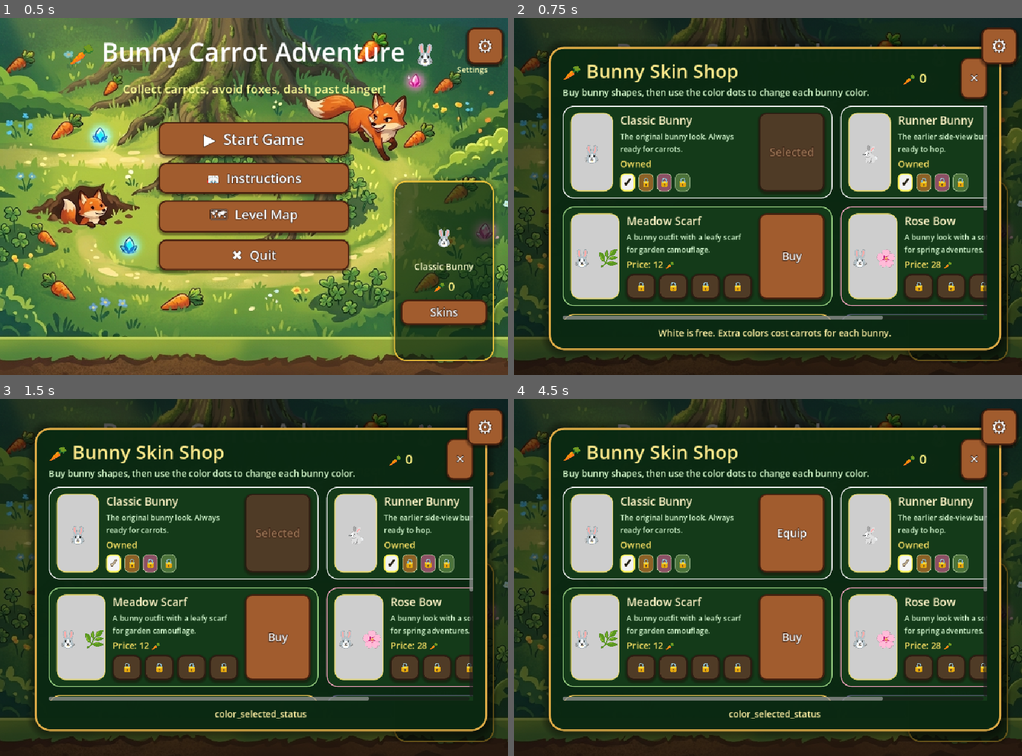
Above: before the commit, frames 1-4 (two rows, left to right).
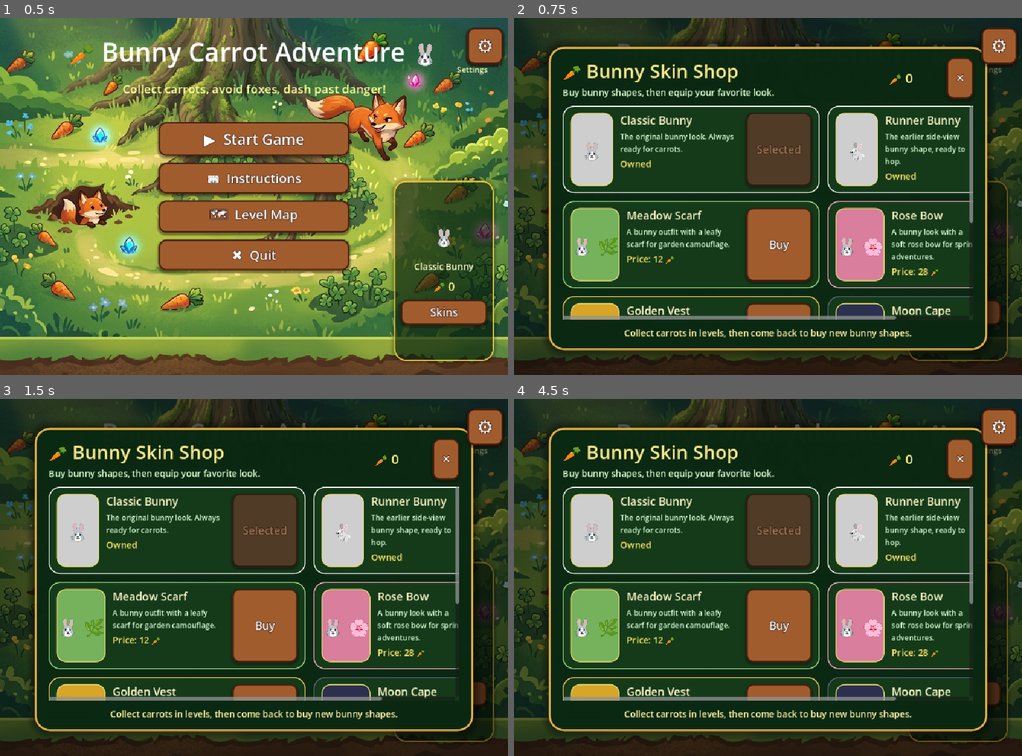
Above: after the commit, the same moments.

Repository: hamzabasem900-source/RUBBY
Game: Godot game, scene res://scenes/MainMenu.tscn
Two runs of this game, one before a commit and one after it. Both use one fixed random seed, a clock stepped at 60 frames per second and the inputs below.
Inputs (mouse positions are in pixels of both pictures, inside the frame that each line leads up to):
- Up to frame 1 (0.5 s): no input
- Up to frame 2 (0.75 s): click "Skins" at 0.5 s
- Up to frame 3 (1.5 s): click (111, 563) at 1.25 s, where only the run before the commit has a clickable "✓"
- Up to frame 4 (4.5 s): click (646, 563) at 2 s, where only the run before the commit has a clickable "🔒"; click (666, 563) at 2.75 s, where only the run before the commit has a clickable "🔒"; click (681, 563) at 3.5 s, where only the run before the commit has a clickable "🔒"; click (905, 563) at 4.25 s, where only the run before the commit has a clickable "✓"

Frame 1 is identical in both runs. In frame 2, 25% of the frame differs, in the area x 9-97%, y 8-94%; in frame 3, 25%; in frame 4, 26%.

Commit message:
Remove shop color selection system

Diff:
--- a/scripts/game_manager.gd
+++ b/scripts/game_manager.gd
@@ -12,7 +12,6 @@
 signal game_over
 signal carrot_wallet_changed(new_total: int)
 signal skin_collection_changed
-signal skin_colors_changed
 signal selected_skin_changed(skin_id: String)
 
 var score:              int    = 0
@@ -24,8 +23,6 @@
 var level_carrots_earned: int  = 0
 var last_banked_carrots: int    = 0
 var owned_skins: Array[String] = ["white_bunny", "brown_bunny"]
-var owned_skin_colors: Dictionary = {"white_bunny": ["white"], "brown_bunny": ["white"]}
-var selected_skin_colors: Dictionary = {"white_bunny": "white", "brown_bunny": "white"}
 
 var level_configs: Array = [
 	{
@@ -57,26 +54,6 @@
 const SAVE_SECTION: String = "progress"
 const DEFAULT_SKIN_ID: String = "white_bunny"
 
-const DEFAULT_COLOR_ID: String = "white"
-const COLOR_VARIANTS: Array[Dictionary] = [
-	{
-		"id": "white", "name_key": "color_white", "price": 0,
-		"body_color": Color(0.95, 0.95, 0.95), "tail_color": Color(0.84, 0.84, 0.82)
-	},
-	{
-		"id": "honey", "name_key": "color_honey", "price": 16,
-		"body_color": Color(1.00, 0.70, 0.28), "tail_color": Color(0.88, 0.52, 0.16)
-	},
-	{
-		"id": "rose", "name_key": "color_rose", "price": 24,
-		"body_color": Color(1.00, 0.58, 0.72), "tail_color": Color(0.88, 0.38, 0.56)
-	},
-	{
-		"id": "mint", "name_key": "color_mint", "price": 32,
-		"body_color": Color(0.54, 0.82, 0.42), "tail_color": Color(0.38, 0.64, 0.30)
-	}
-]
-
 
 const SKIN_CATALOG: Array[Dictionary] = [
 	{
@@ -123,16 +100,8 @@
 func get_skin_catalog() -> Array[Dictionary]:
 	return SKIN_CATALOG.duplicate(true)
 
-func get_color_variants(_skin_id: String = "") -> Array[Dictionary]:
-	return COLOR_VARIANTS.duplicate(true)
-
 func get_skin_data(skin_id: String) -> Dictionary:
-	return get_skin_preview_data(skin_id, get_selected_color_id(skin_id))
-
-func get_skin_preview_data(skin_id: String, color_id: String) -> Dictionary:
-	var skin := _get_base_skin_data(skin_id).duplicate(true)
-	_apply_color_to_skin(skin, color_id)
-	return skin
+	return _get_base_skin_data(skin_id).duplicate(true)
 
 func get_selected_skin_data() -> Dictionary:
 	return get_skin_data(selected_character)
@@ -142,19 +111,6 @@
 		if str(skin["id"]) == skin_id:
 			return skin
 	return SKIN_CATALOG[0]
-
-func _apply_color_to_skin(skin: Dictionary, color_id: String) -> void:
-	var color := get_color_variant(color_id)
-	skin["body_color"] = color["body_color"]
-	skin["tail_color"] = color["tail_color"]
-	skin["color_id"] = str(color["id"])
-	skin["color_name_key"] = str(color["name_key"])
-
-func get_color_variant(color_id: String) -> Dictionary:
-	for color in COLOR_VARIANTS:
-		if str(color["id"]) == color_id:
-			return color
-	return COLOR_VARIANTS[0]
 
 func is_skin_owned(skin_id: String) -> bool:
 	return owned_skins.has(skin_id)
@@ -172,63 +128,19 @@
 		return false
 	carrot_wallet -= price
 	owned_skins.append(skin_id)
-	_ensure_skin_color_state(skin_id)
 	selected_character = skin_id
 	save_progress()
 	carrot_wallet_changed.emit(carrot_wallet)
 	skin_collection_changed.emit()
-	skin_colors_changed.emit()
 	selected_skin_changed.emit(selected_character)
 	return true
 
 func equip_skin(skin_id: String) -> bool:
 	if not is_skin_owned(skin_id):
 		return false
-	_ensure_skin_color_state(skin_id)
 	selected_character = skin_id
 	save_progress()
 	skin_collection_changed.emit()
-	skin_colors_changed.emit()
-	selected_skin_changed.emit(selected_character)
-	return true
-
-func get_selected_color_id(skin_id: String) -> String:
-	_ensure_skin_color_state(skin_id)
-	return str(selected_skin_colors.get(skin_id, DEFAULT_COLOR_ID))
-
-func is_skin_color_owned(skin_id: String, color_id: String) -> bool:
-	_ensure_skin_color_state(skin_id)
-	var owned_colors: Array = owned_skin_colors.get(skin_id, [DEFAULT_COLOR_ID])
-	return owned_colors.has(color_id)
-
-func can_afford_skin_color(color_id: String) -> bool:
-	var color := get_color_variant(color_id)
-	return carrot_wallet >= int(color.get("price", 0))
-
-func purchase_or_equip_skin_color(skin_id: String, color_id: String) -> bool:
-	if not is_skin_owned(skin_id):
-		return false
-	_ensure_skin_color_state(skin_id)
-	if is_skin_color_owned(skin_id, color_id):
-		return equip_skin_color(skin_id, color_id)
-	var color := get_color_variant(color_id)
-	var price := int(color.get("price", 0))
-	if carrot_wallet < price:
-		return false
-	carrot_wallet -= price
-	var owned_colors: Array = owned_skin_colors.get(skin_id, [DEFAULT_COLOR_ID])
-	owned_colors.append(color_id)
-	owned_skin_colors[skin_id] = owned_colors
-	return equip_skin_color(skin_id, color_id)
-
-func equip_skin_color(skin_id: String, color_id: String) -> bool:
-	if not is_skin_owned(skin_id) or not is_skin_color_owned(skin_id, color_id):
-		return false
-	selected_skin_colors[skin_id] = color_id
-	selected_character = skin_id
-	save_progress()
-	carrot_wallet_changed.emit(carrot_wallet)
-	skin_colors_changed.emit()
 	selected_skin_changed.emit(selected_character)
 	return true
 
@@ -250,53 +162,7 @@
 		sanitized.append("brown_bunny")
 	return sanitized
 
-func _ensure_skin_color_state(skin_id: String) -> void:
-	if not owned_skin_colors.has(skin_id):
-		owned_skin_colors[skin_id] = [DEFAULT_COLOR_ID]
-	var owned_colors: Array = owned_skin_colors.get(skin_id, [DEFAULT_COLOR_ID])
-	if not owned_colors.has(DEFAULT_COLOR_ID):
-		owned_colors.append(DEFAULT_COLOR_ID)
-	owned_skin_colors[skin_id] = owned_colors
-	if not selected_skin_colors.has(skin_id):
-		selected_skin_colors[skin_id] = DEFAULT_COLOR_ID
-	if not owned_colors.has(str(selected_skin_colors[skin_id])):
-		selected_skin_colors[skin_id] = DEFAULT_COLOR_ID
-
-func _sanitize_owned_skin_colors(raw_value: Variant) -> Dictionary:
-	var sanitized: Dictionary = {}
-	if raw_value is Dictionary:
-		for skin_id in raw_value.keys():
-			var colors: Array = []
-			var raw_colors = raw_value[skin_id]
-			if raw_colors is Array or raw_colors is PackedStringArray:
-				for color_id in raw_colors:
-					var clean_id := str(color_id)
-					if _color_variant_exists(clean_id) and not colors.has(clean_id):
-						colors.append(clean_id)
-			if not colors.has(DEFAULT_COLOR_ID):
-				colors.append(DEFAULT_COLOR_ID)
-			sanitized[str(skin_id)] = colors
-	for skin_id in owned_skins:
-		if not sanitized.has(skin_id):
-			sanitized[skin_id] = [DEFAULT_COLOR_ID]
-	return sanitized
-
-func _sanitize_selected_skin_colors(raw_value: Variant) -> Dictionary:
-	var sanitized: Dictionary = {}
-	if raw_value is Dictionary:
-		for skin_id in raw_value.keys():
-			var color_id := str(raw_value[skin_id])
-			sanitized[str(skin_id)] = color_id if _color_variant_exists(color_id) else DEFAULT_COLOR_ID
-	for skin_id in owned_skins:
-		if not sanitized.has(skin_id):
-			sanitized[skin_id] = DEFAULT_COLOR_ID
-	return sanitized
-
-func _color_variant_exists(color_id: String) -> bool:
-	for color in COLOR_VARIANTS:
-		if str(color["id"]) == color_id:
-			return true
-	return false
+
 
 # ── Level Setup ──────────────────────────────────────────────────────────────
 
@@ -410,14 +276,11 @@
 	carrot_wallet = int(config.get_value(SAVE_SECTION, "carrot_wallet", 0))
 	levels_unlocked = int(config.get_value(SAVE_SECTION, "levels_unlocked", levels_unlocked))
 	owned_skins = _sanitize_owned_skins(config.get_value(SAVE_SECTION, "owned_skins", owned_skins))
-	owned_skin_colors = _sanitize_owned_skin_colors(config.get_value(SAVE_SECTION, "owned_skin_colors", owned_skin_colors))
-	selected_skin_colors = _sanitize_selected_skin_colors(config.get_value(SAVE_SECTION, "selected_skin_colors", selected_skin_colors))
 	selected_character = str(config.get_value(SAVE_SECTION, "selected_character", selected_character))
 	if not is_skin_owned(selected_character):
 		selected_character = DEFAULT_SKIN_ID
 	carrot_wallet_changed.emit(carrot_wallet)
 	skin_collection_changed.emit()
-	skin_colors_changed.emit()
 	selected_skin_changed.emit(selected_character)
 
 func save_progress() -> void:
@@ -426,8 +289,6 @@
 	config.set_value(SAVE_SECTION, "levels_unlocked", levels_unlocked)
 	config.set_value(SAVE_SECTION, "selected_character", selected_character)
 	config.set_value(SAVE_SECTION, "owned_skins", owned_skins)
-	config.set_value(SAVE_SECTION, "owned_skin_colors", owned_skin_colors)
-	config.set_value(SAVE_SECTION, "selected_skin_colors", selected_skin_colors)
 	var err := config.save(SAVE_PATH)
 	if err != OK:
 		push_warning("GameManager: could not save progress file.")
@@ -450,8 +311,6 @@
 	current_level      = 1
 	selected_character = DEFAULT_SKIN_ID
 	owned_skins = [DEFAULT_SKIN_ID, "brown_bunny"]
-	owned_skin_colors = {DEFAULT_SKIN_ID: [DEFAULT_COLOR_ID], "brown_bunny": [DEFAULT_COLOR_ID]}
-	selected_skin_colors = {DEFAULT_SKIN_ID: DEFAULT_COLOR_ID, "brown_bunny": DEFAULT_COLOR_ID}
 	levels_unlocked    = 1
 	carrot_wallet      = 0
 	level_carrots_earned = 0
@@ -463,5 +322,4 @@
 	save_progress()
 	carrot_wallet_changed.emit(carrot_wallet)
 	skin_collection_changed.emit()
-	skin_colors_changed.emit()
 	selected_skin_changed.emit(selected_character)
--- a/scripts/main_menu.gd
+++ b/scripts/main_menu.gd
@@ -34,7 +34,6 @@
 	SettingsManager.apply_wooden_buttons(self)
 	GameManager.carrot_wallet_changed.connect(_on_wallet_changed)
 	GameManager.skin_collection_changed.connect(_refresh_shop_cards)
-	GameManager.skin_colors_changed.connect(_refresh_shop_cards)
 	GameManager.selected_skin_changed.connect(_on_selected_skin_changed)
 	start_btn.pressed.connect(_on_start)
 	instr_btn.pressed.connect(_on_instructions)
@@ -237,20 +236,6 @@
 	price_label.add_theme_color_override("font_color", Color(1.0, 0.90, 0.40, 1.0))
 	info.add_child(price_label)
 
-	var color_row := HBoxContainer.new()
-	color_row.add_theme_constant_override("separation", 7)
-	info.add_child(color_row)
-
-	var color_buttons: Dictionary = {}
-	for color in GameManager.get_color_variants(skin_id):
-		var color_id := str(color["id"])
-		var swatch := Button.new()
-		swatch.custom_minimum_size = Vector2(30, 30)
-		swatch.focus_mode = Control.FOCUS_NONE
-		swatch.pressed.connect(Callable(self, "_on_skin_color_pressed").bind(skin_id, color_id))
-		color_row.add_child(swatch)
-		color_buttons[color_id] = swatch
-
 	var action_btn := Button.new()
 	action_btn.custom_minimum_size = Vector2(132, 50)
 	action_btn.pressed.connect(func() -> void:
@@ -264,7 +249,6 @@
 		"name": name_label,
 		"description": description_label,
 		"price": price_label,
-		"colors": color_buttons,
 		"button": action_btn
 	}
 	return card
@@ -366,54 +350,6 @@
 		_shop_status_label.text = SettingsManager.text("skin_not_enough")
 	_refresh_shop_cards()
 
-func _on_skin_color_pressed(skin_id: String, color_id: String) -> void:
-	AudioManager.play_button_click()
-	if not GameManager.is_skin_owned(skin_id):
-		_shop_status_label.text = SettingsManager.text("color_unlock_skin_first")
-		return
-	var color := GameManager.get_color_variant(color_id)
-	var color_name := SettingsManager.text(str(color["name_key"]))
-	if GameManager.purchase_or_equip_skin_color(skin_id, color_id):
-		if GameManager.is_skin_color_owned(skin_id, color_id):
-			_shop_status_label.text = SettingsManager.format_text("color_selected_status", {"color": color_name})
-	else:
-		_shop_status_label.text = SettingsManager.text("color_not_enough")
-	_refresh_shop_cards()
-
-func _refresh_color_buttons(skin_id: String, color_buttons: Dictionary, skin_owned: bool) -> void:
-	var selected_color := GameManager.get_selected_color_id(skin_id)
-	for color in GameManager.get_color_variants(skin_id):
-		var color_id := str(color["id"])
-		if not color_buttons.has(color_id):
-			continue
-		var button := color_buttons[color_id] as Button
-		var owned := skin_owned and GameManager.is_skin_color_owned(skin_id, color_id)
-		var is_selected := skin_owned and selected_color == color_id
-		button.disabled = not skin_owned
-		button.text = "✓" if is_selected else ("" if owned else "🔒")
-		button.tooltip_text = _color_tooltip(color, owned, is_selected)
-		var body_color: Color = color["body_color"]
-		button.add_theme_stylebox_override("normal", _color_swatch_style(body_color, is_selected, owned))
-		button.add_theme_stylebox_override("hover", _color_swatch_style(body_color.lightened(0.10), true, owned))
-		button.add_theme_stylebox_override("pressed", _color_swatch_style(body_color.darkened(0.08), true, owned))
-		button.add_theme_color_override("font_color", Color(0.07, 0.12, 0.07, 1.0) if body_color.get_luminance() > 0.55 else Color.WHITE)
-
-func _color_tooltip(color: Dictionary, owned: bool, is_selected: bool) -> String:
-	var color_name := SettingsManager.text(str(color["name_key"]))
-	if is_selected:
-		return SettingsManager.format_text("color_selected_tooltip", {"color": color_name})
-	if owned:
-		return SettingsManager.format_text("color_owned_tooltip", {"color": color_name})
-	return SettingsManager.format_text("color_price", {"color": color_name, "price": int(color["price"])})
-
-func _color_swatch_style(color: Color, selected: bool, owned: bool) -> StyleBoxFlat:
-	var style := StyleBoxFlat.new()
-	style.bg_color = color if owned else color.darkened(0.45)
-	style.border_color = Color(1.0, 0.94, 0.36, 1.0) if selected else Color(0.84, 0.94, 0.74, 0.75)
-	style.set_border_width_all(3 if selected else 1)
-	style.set_corner_radius_all(9)
-	return style
-
 func _refresh_shop_cards() -> void:
 	_update_reward_panel(GameManager.carrot_wallet)
 	for skin in GameManager.get_skin_catalog():
@@ -424,21 +360,18 @@
 		var price := int(skin["price"])
 		var owned := GameManager.is_skin_owned(skin_id)
 		var selected := GameManager.selected_character == skin_id
-		var selected_color := GameManager.get_selected_color_id(skin_id)
-		var preview_skin := GameManager.get_skin_preview_data(skin_id, selected_color)
+		var preview_skin := GameManager.get_skin_data(skin_id)
 		var icon_label := card["icon"] as Label
 		var name_label := card["name"] as Label
 		var description_label := card["description"] as Label
 		var price_label := card["price"] as Label
 		var icon_box := card["icon_box"] as PanelContainer
-		var color_buttons: Dictionary = card["colors"]
 		icon_label.text = _skin_icon_text(preview_skin)
 		icon_label.add_theme_font_size_override("font_size", _skin_preview_font_size(preview_skin))
 		icon_box.add_theme_stylebox_override("panel", _skin_icon_style(preview_skin["body_color"]))
 		name_label.text = SettingsManager.text(str(skin["name_key"]))
 		description_label.text = SettingsManager.text(str(skin["description_key"]))
 		price_label.text = SettingsManager.text("skin_owned") if owned else SettingsManager.format_text("skin_price", {"price": price})
-		_refresh_color_buttons(skin_id, color_buttons, owned)
 		var button := card["button"] as Button
 		button.disabled = selected
 		if selected:
--- a/scripts/settings_manager.gd
+++ b/scripts/settings_manager.gd
@@ -187,8 +187,8 @@
 		"carrot_wallet": "🥕 {count}",
 		"open_skin_shop": "Skins",
 		"skin_shop_title": "🥕 Bunny Skin Shop",
-		"skin_shop_subtitle": "Buy bunny shapes, then use the color dots to change each bunny color.",
-		"skin_shop_hint": "White is free. Extra colors cost carrots for each bunny.",
+		"skin_shop_subtitle": "Buy bunny shapes, then equip your favorite look.",
+		"skin_shop_hint": "Collect carrots in levels, then come back to buy new bunny shapes.",
 		"skin_price": "Price: {price} 🥕",
 		"skin_owned": "Owned",
 		"skin_buy": "Buy",
